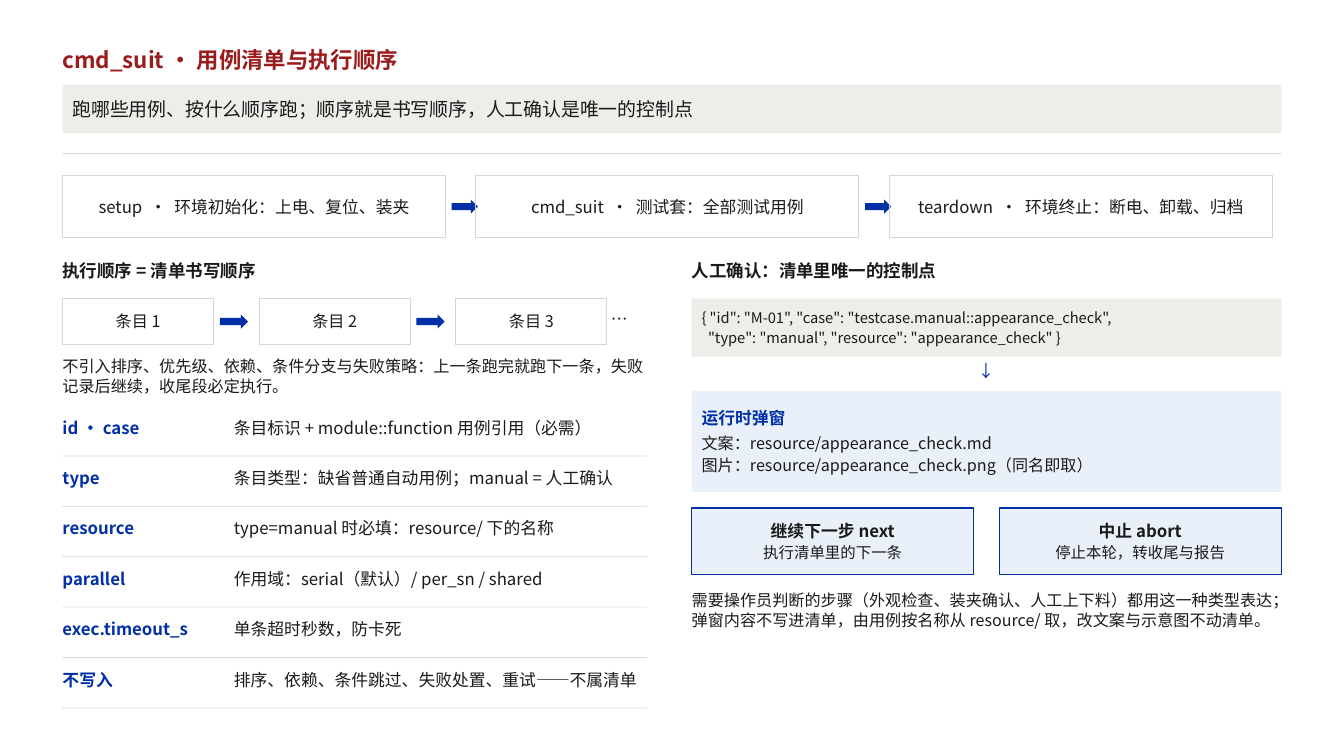
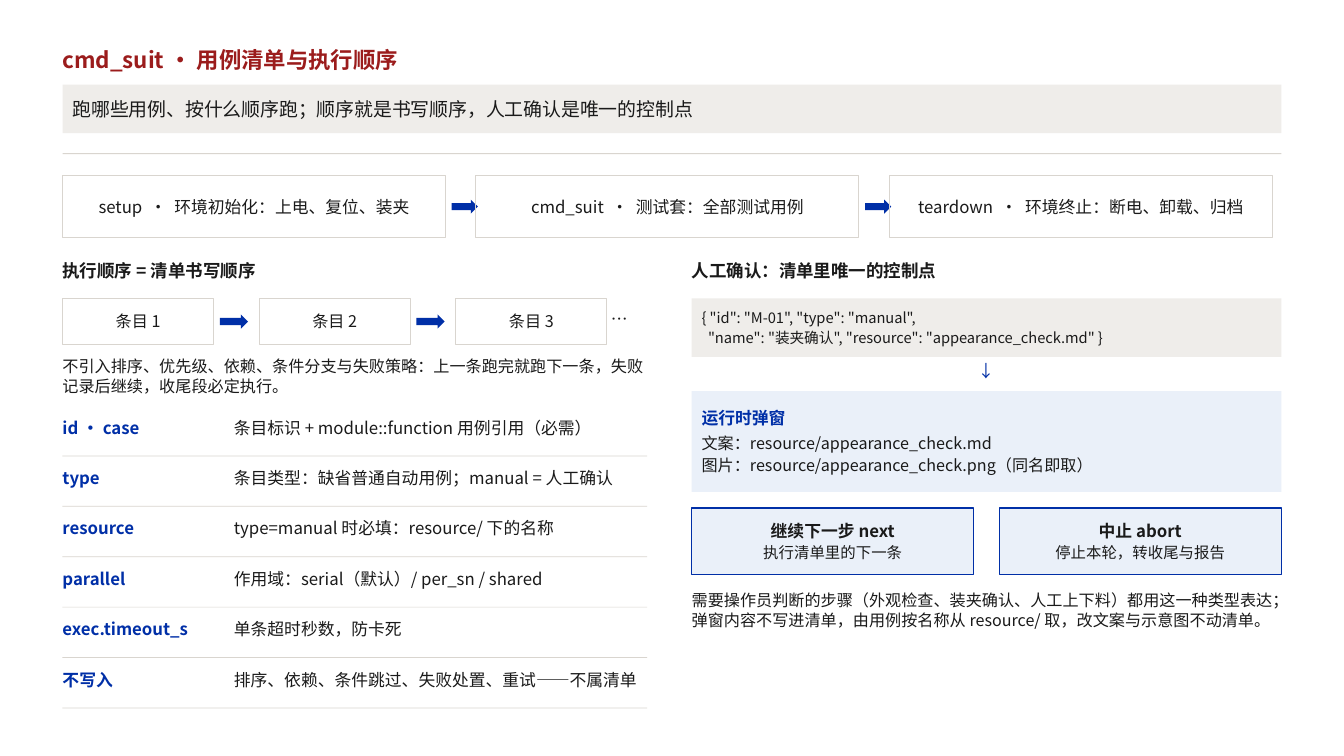
Before and after one commit to KenerlMage/ATEDemo, a slide deck: slide 8 of docs/TPS用例集设计.pptx. Drawn at 1344x756 pixels with LibreOffice and Linux fonts; fonts in the diff are those of the drawing. Boxes give left, top, right and bottom in pixels: in the first picture for what was removed or moved away, otherwise in the second. Text is boxed around its words. In the diff, an @@ line names an element or a change of style, - is before the commit and + after.

```diff
--- a/docs/TPS用例集设计.pptx
+++ b/docs/TPS用例集设计.pptx
@@ text in rectangle at [708, 311, 1095, 347]: text changed @@
-{ "id": "M-01", "case": "testcase.manual::appearance_check",
-"type": "manual", "resource": "appearance_check" }
+{ "id": "M-01", "type": "manual",
+"name": "装夹确认", "resource": "appearance_check.md" }
```
Also in this commit, not shown: 12 other files.
